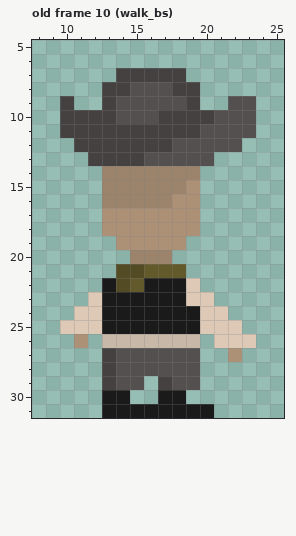
Pixel-art file -- COP4053/Assets/Art/Aesprites/Enemy/enemy_flipped.aseprite. That is the earlier state.
32x32 pixels, 48 frames. Shown: old frame 10 (walk_bs): x 8..25, y 5..31. The commit also changed other frames, which this record leaves out.
The result:
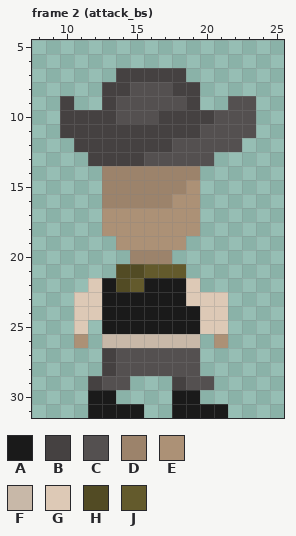
Palette (. is transparent): A #1a1a1a  B #454141  C #545050  D #9c836b  E #ac9176  F #c8b8a8  G #ddc9b6  H #524b24  J #635a2c
A new or re-ordered frame is compared with the old frame closest to it.
Edits made:
frames 48 -> 59
Frame 2 (attack_bs) is new; against old frame 10 (walk_bs), layer "Layer 1":
y 22: x 12 . -> G
y 23: x 11 . -> G; x 21 . -> G
y 25: x 10 G -> .; x 12 G -> .; x 22 G -> .
y 26: x 21..23 GGG -> E..
y 27: x 22 E -> .
y 29: x 12..13 .B -> BC; x 15 C -> .; x 17..18 BC -> .B; x 20 . -> C
y 30: x 12 . -> A; x 14 A -> .; x 17 A -> .; x 19 . -> A
y 31: x 12 . -> A; x 16..17 AA -> ..; x 21 . -> A
